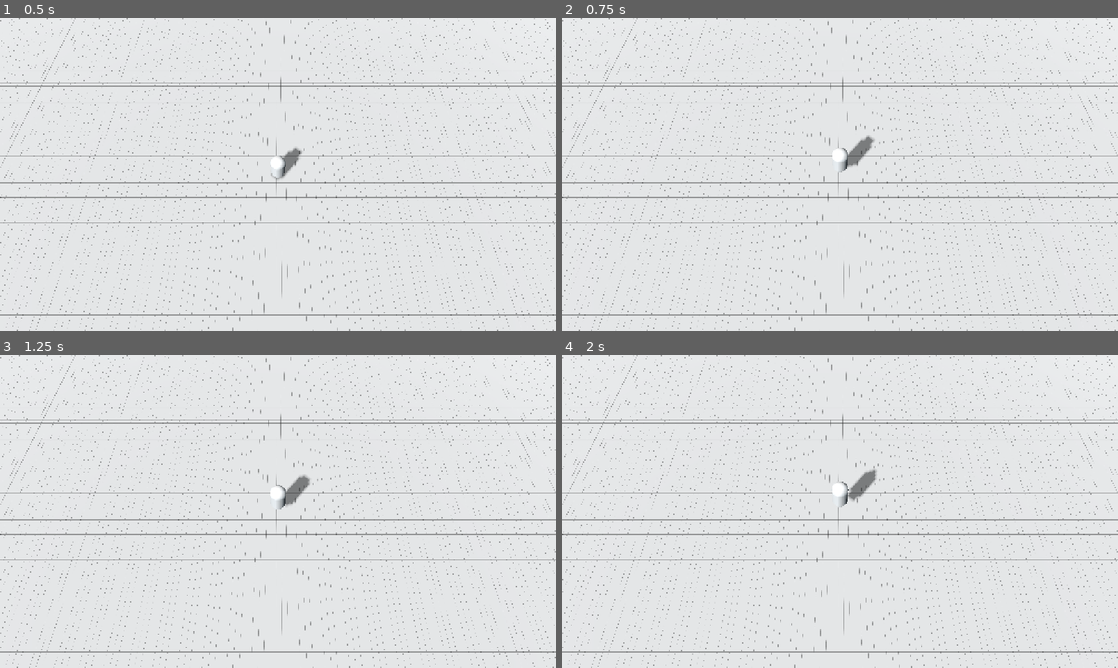
Above: before the commit, frames 1-4 (two rows, left to right).
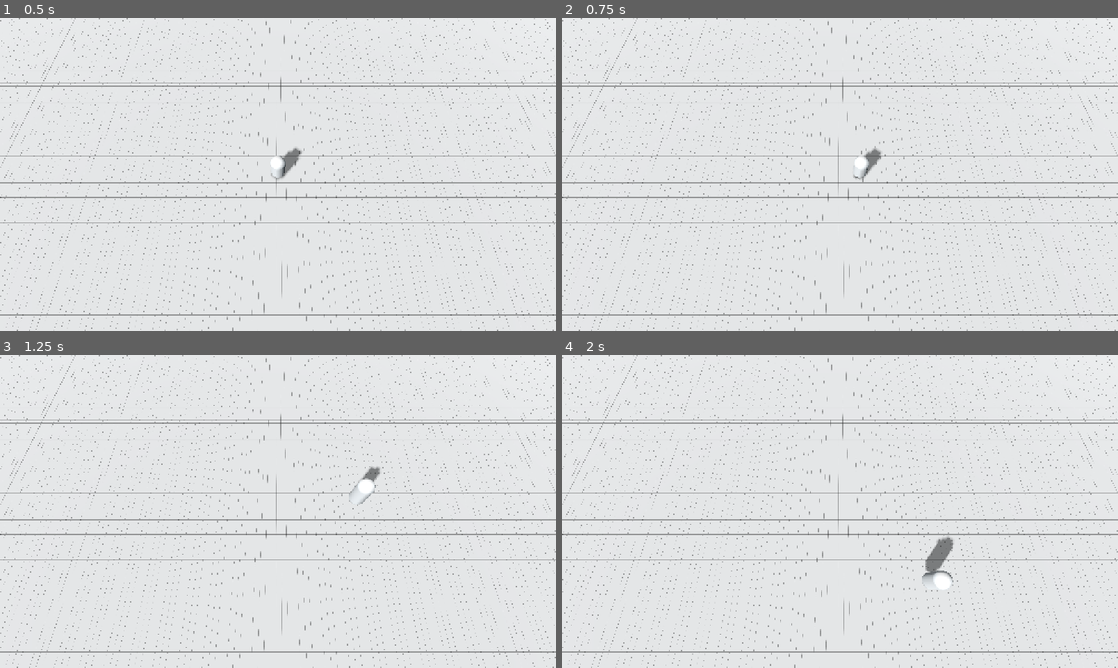
Above: after the commit, the same moments.

Repository: mokigrom/lady_hunter
Game: Godot game, scene res://scenes/test_room.tscn
The game is run twice, just before and just after one commit, with the same random seed, the same clock (stepped at 60 frames per second) and the same inputs. The project has no main scene, so this scene is started directly.
Inputs:
- Up to frame 1 (0.5 s): no input
- Up to frame 2 (0.75 s): tap Enter (ui_accept) at 0.5, 0.6 s; hold D (lady_right) from 0.53 s (still down)
- Up to frame 3 (1.25 s): keep holding D (lady_right); tap Space (lady_jump) at 0.77, 0.8, 1.07 s
- Up to frame 4 (2 s): release D (lady_right) at 1.28 s; hold S (lady_down) from 1.28 s (still down); tap Space (lady_jump) at 1.35, 1.52, 1.82 s; tap Enter (ui_accept) at 1.55 s

Frame 1 is identical in both runs. In frame 2, 0.6% of the frame differs, in the area x 48-58%, y 37-52%; in frame 3, 0.6%; in frame 4, 0.9%, in the area x 48-71%, y 36-75%.

Commit message:
Assigned character control input

Diff:
--- a/objects/characters/lady.gd
+++ b/objects/characters/lady.gd
@@ -1,16 +1,16 @@
 extends CharacterBody3D
 
-const SPEED = 5.0
-const JUMP_VELOCITY = 4.5
+const SPEED: float = 5.0
+const JUMP_VELOCITY: float = 5.0
 
 func _physics_process(delta: float) -> void:
 	if not is_on_floor():
 		velocity += get_gravity() * delta
 
-	if Input.is_action_just_pressed("ui_accept") and is_on_floor():
+	if Input.is_action_just_pressed("lady_jump") and is_on_floor():
 		velocity.y = JUMP_VELOCITY
 
-	var input_dir := Input.get_vector("ui_left", "ui_right", "ui_up", "ui_down")
+	var input_dir := Input.get_vector("lady_left", "lady_right", "lady_up", "lady_down")
 	var direction := (transform.basis * Vector3(input_dir.x, 0, input_dir.y)).normalized()
 	if direction:
 		velocity.x = direction.x * SPEED
